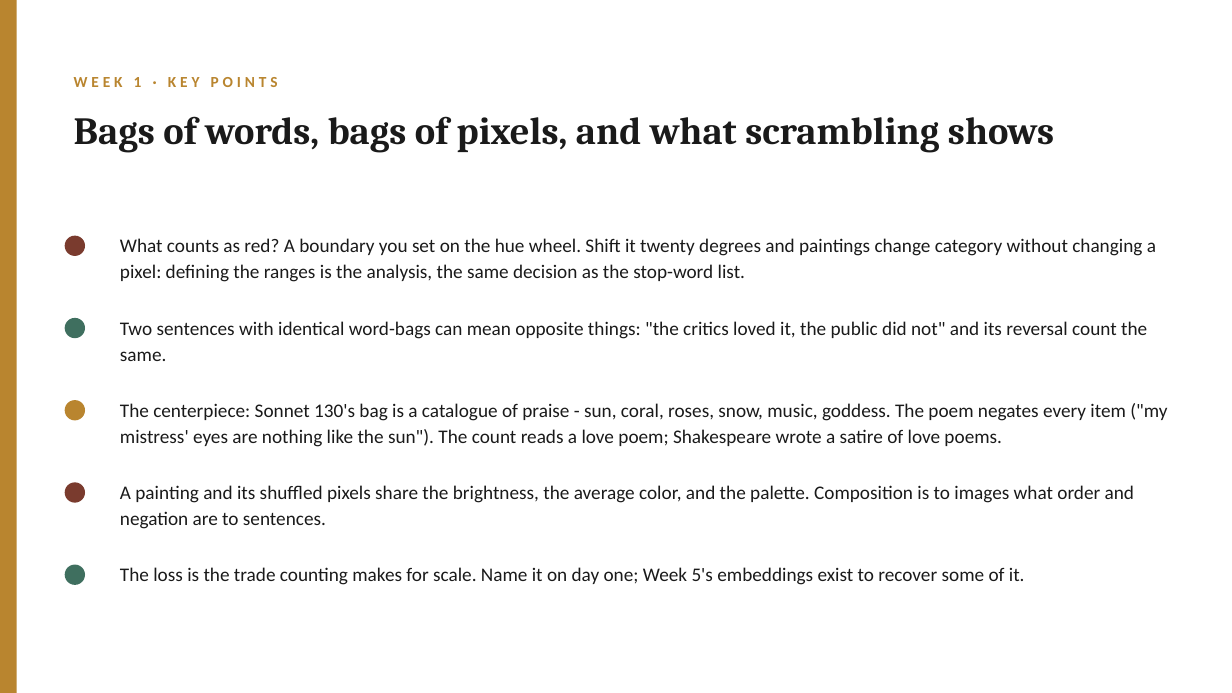
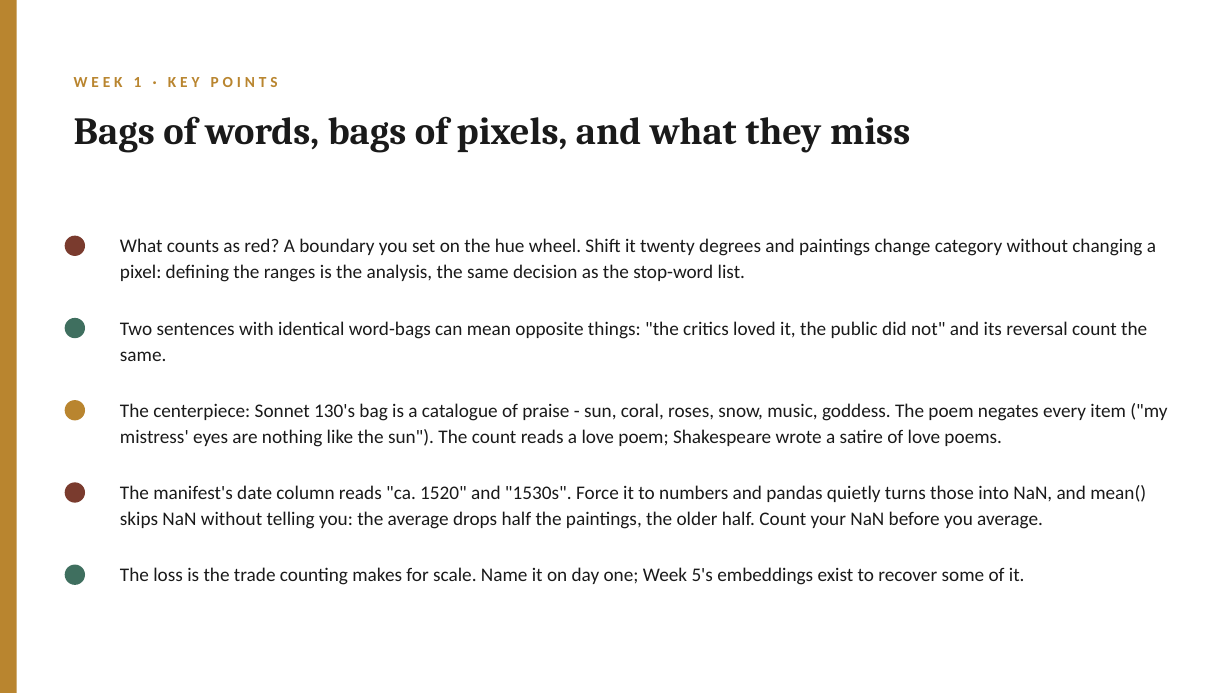
Before and after one commit to lucianli123/culture-as-data-2026, a slide deck: slide 12 of slides/pptx/week-01.pptx. Drawn at 1232x693 pixels with LibreOffice and Linux fonts; fonts in the diff are those of the drawing. Boxes give left, top, right and bottom in pixels: in the first picture for what was removed or moved away, otherwise in the second. Text is boxed around its words. In the diff, an @@ line names an element or a change of style, - is before the commit and + after.

Commit message:
Week 1: drop scrambling, full counts matrix with row/column sums and df plots, missing-data section on the manifest; remove em dashes across notebooks

```diff
--- a/slides/pptx/week-01.pptx
+++ b/slides/pptx/week-01.pptx
@@ text at box(74, 116, 910, 153): text changed @@
-Bags of words, bags of pixels, and what scrambling shows
+Bags of words, bags of pixels, and what they miss
@@ text at box(120, 485, 1146, 529): text changed @@
-A painting and its shuffled pixels share the brightness, the average color, and the palette. Composition is to images what order and negation are to sentences.
+The manifest's date column reads "ca. 1520" and "1530s". Force it to numbers and pandas quietly turns those into NaN, and mean() skips NaN without telling you: the average drops half the paintings, the older half. Count your NaN before you average.
```
Also in this commit, not shown: 1 other slide changed, 34 other files.
